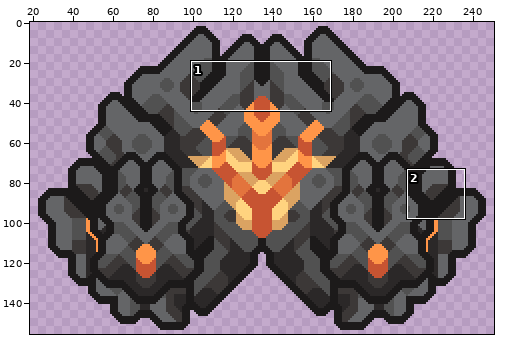
Edited in one commit: sprite sheet (sprites/units/Asterion/t5/baby/baby-full.png). Above: a wide view before the commit, with the close-up outlined.
Close-up. Old version:
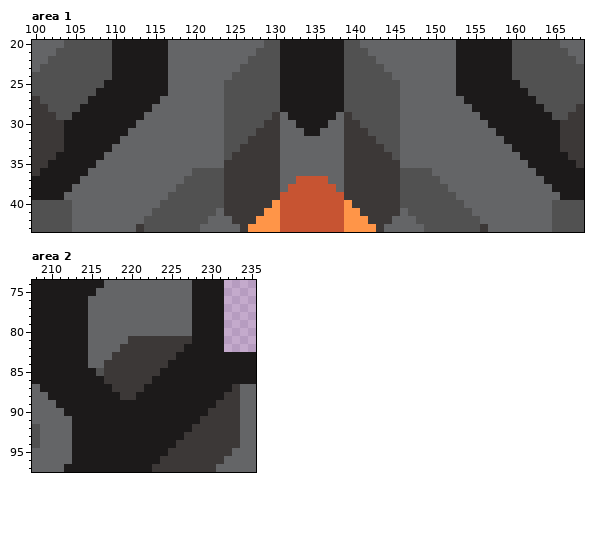
The file is 270x156 pixels. Shown: area 1: x 100..168, y 20..43; area 2: x 208..235, y 74..97. The wide view leaves out empty margins. The commit also changed other parts of the picture, which this record leaves out.
Now the later version:
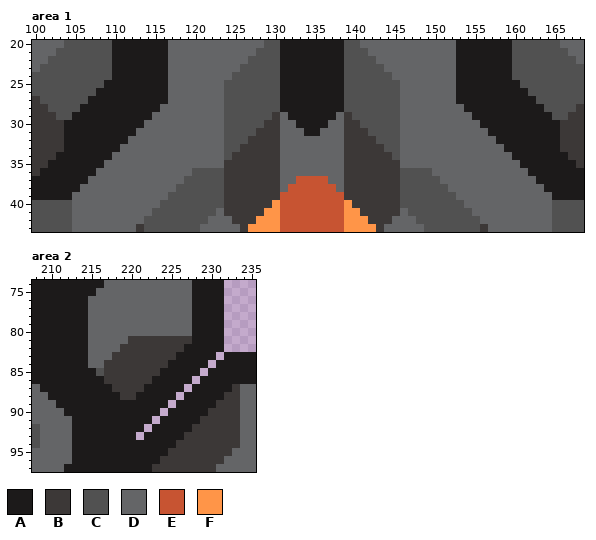
Palette (. is transparent): A #1c1a1a  B #3c3837  C #515151  D #646567  E #c75432  F #ff9548
Changes in this commit:
--- area 1
@@ x 100..168 @@
 26 CCCCCCCCAAAAAAAAADDDDDDDCCCCCCCAAAAAAAACCCCCCCDDDDDDDAAAAAAAAACCCCCCC
-27 BCCCCCCAAAAAAAAADDDDDDDDCCCCCCCAAAAAAAACCCCCCCDDDDDDDDAAAAAAAAACCCCCC
-28 BBCCCCAAAAAAAAADDDDDDDDDCCCCCCCAAAAAAAACCCCCCCDDDDDDDDDAAAAAAAAACCCCB
-29 BBBCCAAAAAAAAADDDDDDDDDDCCCCCCBDAAAAAADBCCCCCCDDDDDDDDDDAAAAAAAAACCBB
-30 BBBBAAAAAAAAADDDDDDDDDDDCCCCCBBDDAAAADDBBCCCCCDDDDDDDDDDDAAAAAAAAABBB
-31 BBBBAAAAAAAADDDDDDDDDDDDCCCCBBBDDDAADDDBBBCCCCDDDDDDDDDDDDAAAAAAAABBB
-32 BBBBAAAAAAADDDDDDDDDDDDDCCCBBBBDDDDDDDDBBBBCCCDDDDDDDDDDDDDAAAAAAABBB
-33 BBBBAAAAAADDDDDDDDDDDDDDCCBBBBBDDDDDDDDBBBBBCCDDDDDDDDDDDDDDAAAAAABBB
-34 BBBAAAAAADDDDDDDDDDDDDDDCBBBBBBDDDDDDDDBBBBBBCDDDDDDDDDDDDDDDAAAAAABB
-35 BBAAAAAADDDDDDDDDDDDDDDDBBBBBBBDDDDDDDDBBBBBBBDDDDDDDDDDDDDDDDAAAAAAB
-36 BAAAAAADDDDDDDDDDDDDCCCCBBBBBBBDDDDDDDDBBBBBBBCCCCDDDDDDDDDDDDDAAAAAA
-37 AAAAAADDDDDDDDDDDDDCCCCCBBBBBBBDDEEEEDDBBBBBBBCCCCCDDDDDDDDDDDDDAAAAA
-38 AAAAADDDDDDDDDDDDDCCCCCCBBBBBBBDEEEEEEDBBBBBBBCCCCCCDDDDDDDDDDDDDAAAA
-39 AAAADDDDDDDDDDDDDCCCCCCCBBBBBBBEEEEEEEEBBBBBBBCCCCCCCDDDDDDDDDDDDDAAA
+27 BCCCCCCAAAAAAAAAADDDDDDDCCCCCCCAAAAAAAACCCCCCCDDDDDDDAAAAAAAAAACCCCCC
+28 BBCCCCAAAAAAAAAADDDDDDDDCCCCCCCAAAAAAAACCCCCCCDDDDDDDDAAAAAAAAAACCCCB
+29 BBBCCAAAAAAAAAADDDDDDDDDCCCCCCBDAAAAAADBCCCCCCDDDDDDDDDAAAAAAAAAACCBB
+30 BBBBAAAAAAAAAADDDDDDDDDDCCCCCBBDDAAAADDBBCCCCCDDDDDDDDDDAAAAAAAAAABBB
+31 BBBBAAAAAAAAADDDDDDDDDDDCCCCBBBDDDAADDDBBBCCCCDDDDDDDDDDDAAAAAAAAABBB
+32 BBBBAAAAAAAADDDDDDDDDDDDCCCBBBBDDDDDDDDBBBBCCCDDDDDDDDDDDDAAAAAAAABBB
+33 BBBBAAAAAAADDDDDDDDDDDDDCCBBBBBDDDDDDDDBBBBBCCDDDDDDDDDDDDDAAAAAAABBB
+34 BBBAAAAAAADDDDDDDDDDDDDDCBBBBBBDDDDDDDDBBBBBBCDDDDDDDDDDDDDDAAAAAAABB
+35 BBAAAAAAADDDDDDDDDDDDDDDBBBBBBBDDDDDDDDBBBBBBBDDDDDDDDDDDDDDDAAAAAAAB
+36 BAAAAAAADDDDDDDDDDDDCCCCBBBBBBBDDDDDDDDBBBBBBBCCCCDDDDDDDDDDDDAAAAAAA
+37 AAAAAAADDDDDDDDDDDDCCCCCBBBBBBBDDEEEEDDBBBBBBBCCCCCDDDDDDDDDDDDAAAAAA
+38 AAAAAADDDDDDDDDDDDCCCCCCBBBBBBBDEEEEEEDBBBBBBBCCCCCCDDDDDDDDDDDDAAAAA
+39 AAAAADDDDDDDDDDDDCCCCCCCBBBBBBBEEEEEEEEBBBBBBBCCCCCCCDDDDDDDDDDDDAAAA
 40 CCCCCDDDDDDDDDDDCCCCCCCCBBBBBBFEEEEEEEEFBBBBBBCCCCCCCCDDDDDDDDDDDCCCC
--- area 2
@@ x 219..233 @@
 82 BBBBBBBBAAAAA..
-83 BBBBBBBAAAAAAAA
-84 BBBBBBAAAAAAAAA
-85 BBBBBAAAAAAAAAA
-86 BBBBAAAAAAAAAAA
-87 BBBAAAAAAAAAAAB
-88 BBAAAAAAAAAAABB
-89 AAAAAAAAAAAABBB
-90 AAAAAAAAAAABBBB
-91 AAAAAAAAAABBBBB
-92 AAAAAAAAABBBBBB
-93 AAAAAAAABBBBBBB
+83 BBBBBBBAAAAA.AA
+84 BBBBBBAAAAA.AAA
+85 BBBBBAAAAA.AAAA
+86 BBBBAAAAA.AAAAA
+87 BBBAAAAA.AAAAAB
+88 BBAAAAA.AAAAABB
+89 AAAAAA.AAAAABBB
+90 AAAAA.AAAAABBBB
+91 AAAA.AAAAABBBBB
+92 AAA.AAAAABBBBBB
+93 AA.AAAAABBBBBBB
 94 AAAAAAABBBBBBBB
Boxes around the changes in both close-ups, in picture pixels (x1, y1, x2, y2):
changed: (64, 96, 168, 200)
changed: (456, 96, 560, 200)
erased: (136, 352, 224, 440)
